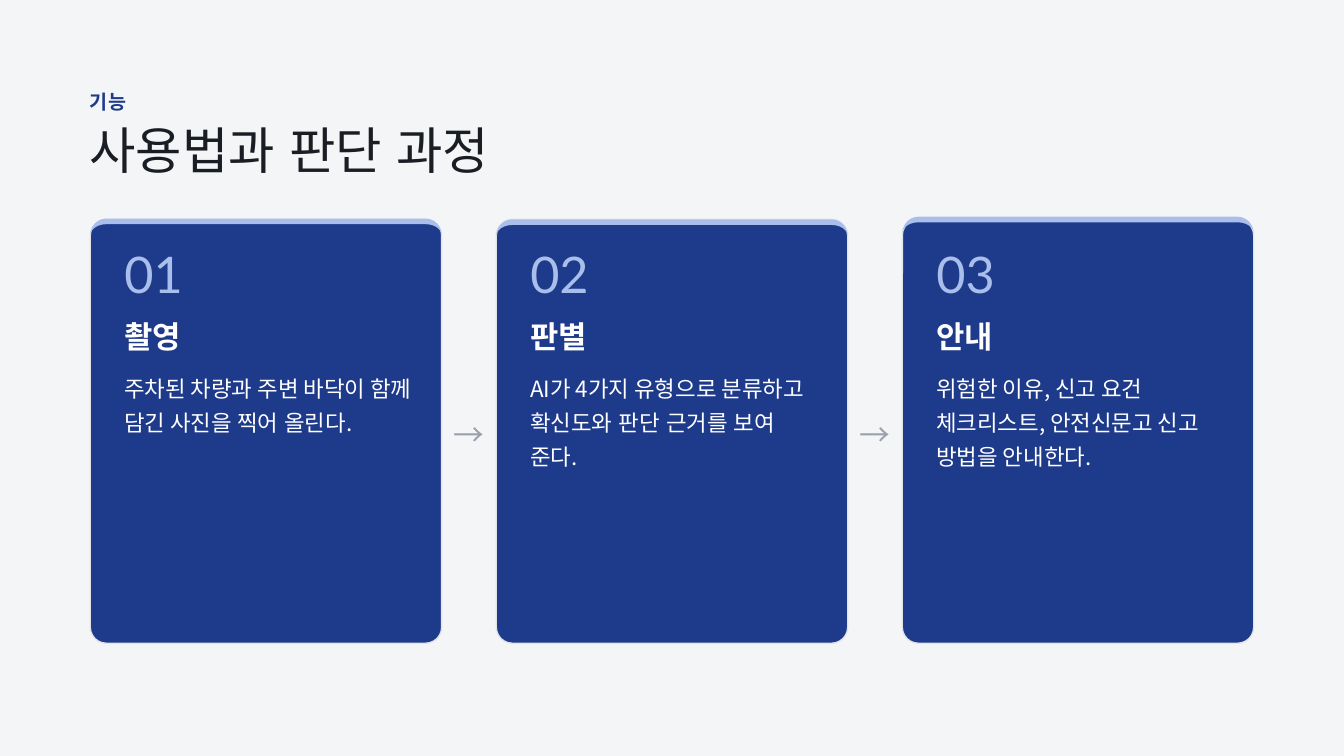
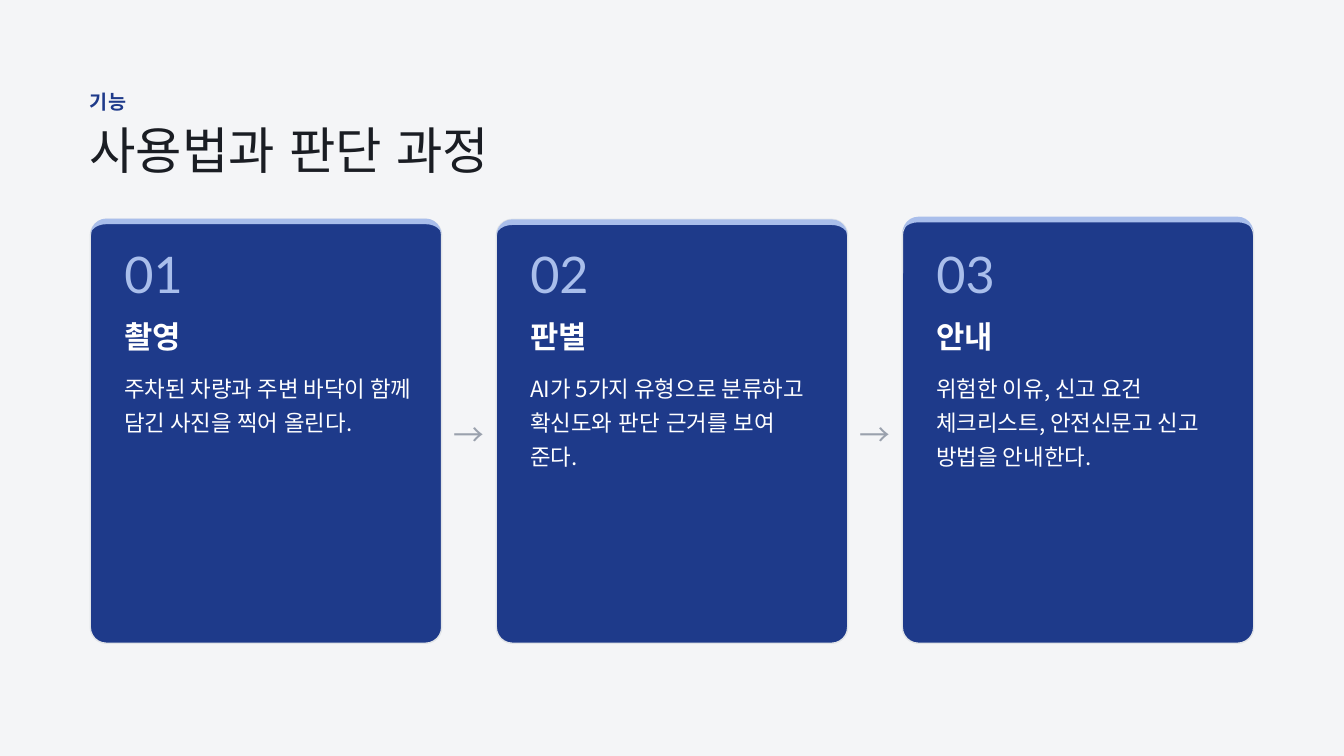
Before and after one commit to ljiomsh/illegal-car-detector, a slide deck: slide 5 of 발표자료/길터_발표자료_수정본.pptx. Drawn at 1344x756 pixels with LibreOffice and Linux fonts; fonts in the diff are those of the drawing. Boxes give left, top, right and bottom in pixels: in the first picture for what was removed or moved away, otherwise in the second. Text is boxed around its words. In the diff, an @@ line names an element or a change of style, - is before the commit and + after.

```diff
--- a/발표자료/길터_발표자료_수정본.pptx
+++ b/발표자료/길터_발표자료_수정본.pptx
@@ text at box(530, 378, 804, 467): text changed @@
-AI가 4가지 유형으로 분류하고 확신도와 판단 근거를 보여 준다.
+AI가 5가지 유형으로 분류하고 확신도와 판단 근거를 보여 준다.
```
Also in this commit, not shown: 1 other slide changed, 1 other file.
